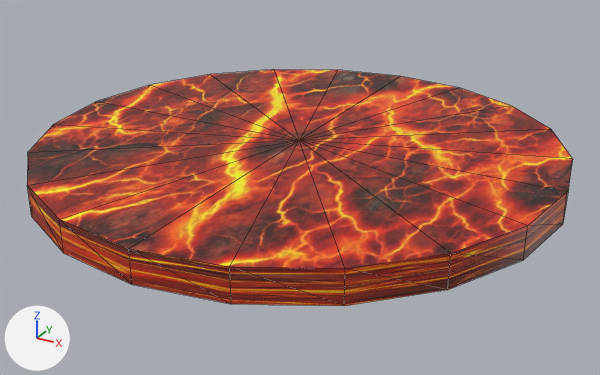
An edit to the FBX model asset/model/lava.fbx, drawn before and after from the same camera.
One viewpoint serves both versions: a 50 mm lens placed at (0.01471, -0.0221, 0.00792), pointed at (0.00275, -0.00036, -0.00296). Lighting does not change. The marker at lower left points along +X, +Y and +Z. The first picture is the older version. Mesh edges are drawn as thin lines. Where no turn or scale is listed for an object, it has been applied to the vertices.
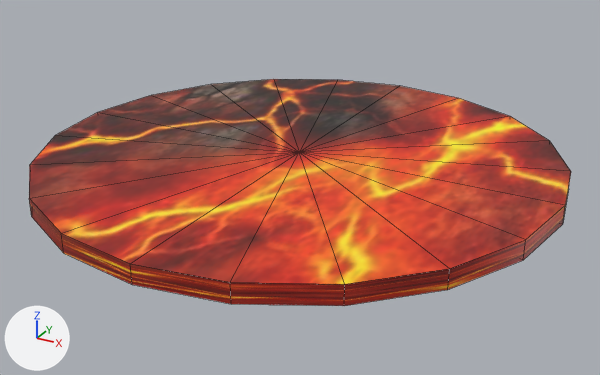
The newer file is also rescaled (x2.94), turned or shifted as a whole; pictures and numbers use the older file's frame.

Where the change shows, as pixel boxes (x1, y1, x2, y2) in the pictures (600 x 375 px; the box of a moved part takes in the faces that stretch with it):
```json
{"object": "pCylinder1", "change": "reshaped", "before": [27, 69, 573, 306], "after": [29, 79, 571, 306]}
{"part": 1, "of": "me_mesh", "change": "moved or reshaped", "before": [27, 166, 572, 306], "after": [29, 174, 571, 306]}
{"part": 2, "of": "me_mesh", "change": "surface changed", "before": [27, 69, 573, 269], "after": [29, 79, 571, 284]}
```

The change, as JSON lines over the scene's bpy script:
```json
{"block": "me_mesh", "where": "# used by ob_pcylinder1; location = (0.00252, 0.0, -0.00198)"}
{"op": "remove", "block": "me_mesh", "code": "me_mesh.from_pydata(...)  # 42 vertices, 80 faces; spans x -0.0085..0.0085, y -0.0085..0.0085, z -0.0005..0.0005"}
{"op": "add", "block": "me_mesh", "code": "me_mesh.from_pydata(...)  # 42 vertices, 60 faces; spans x -0.0085..0.0085, y -0.0085..0.0085, z -0.0005..0.0001"}
{"block": "me_mesh", "change": "me_mesh part 1"}
{"block": "me_mesh", "change": "40 faces are deleted"}
{"block": "me_mesh", "change": "21 vertices in x -0.0085..0.0085, y -0.0085..0.0085, z 0.0005 move by (0.0, 0.0, -0.0004)"}
{"block": "me_mesh", "change": "20 new faces join them"}
{"block": "me_mesh", "change": "me_mesh part 2: 40 kept faces spanning x -0.0085..0.0085, y -0.0085..0.0085, z -0.0005..0.0001 get new texture (UV) coordinates"}
```
